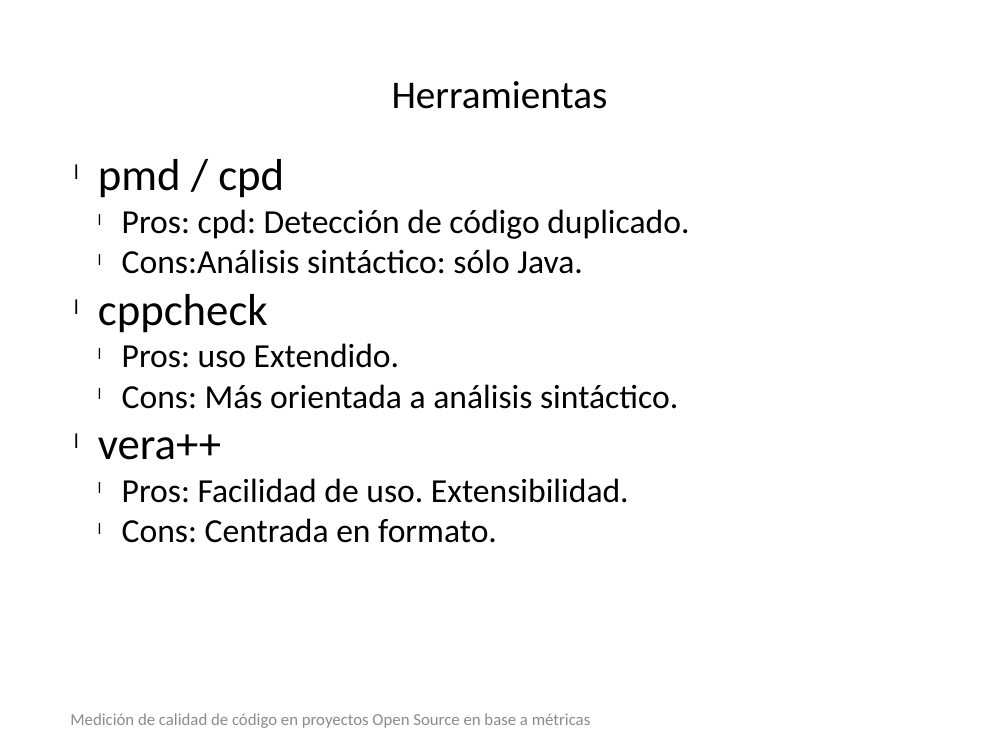
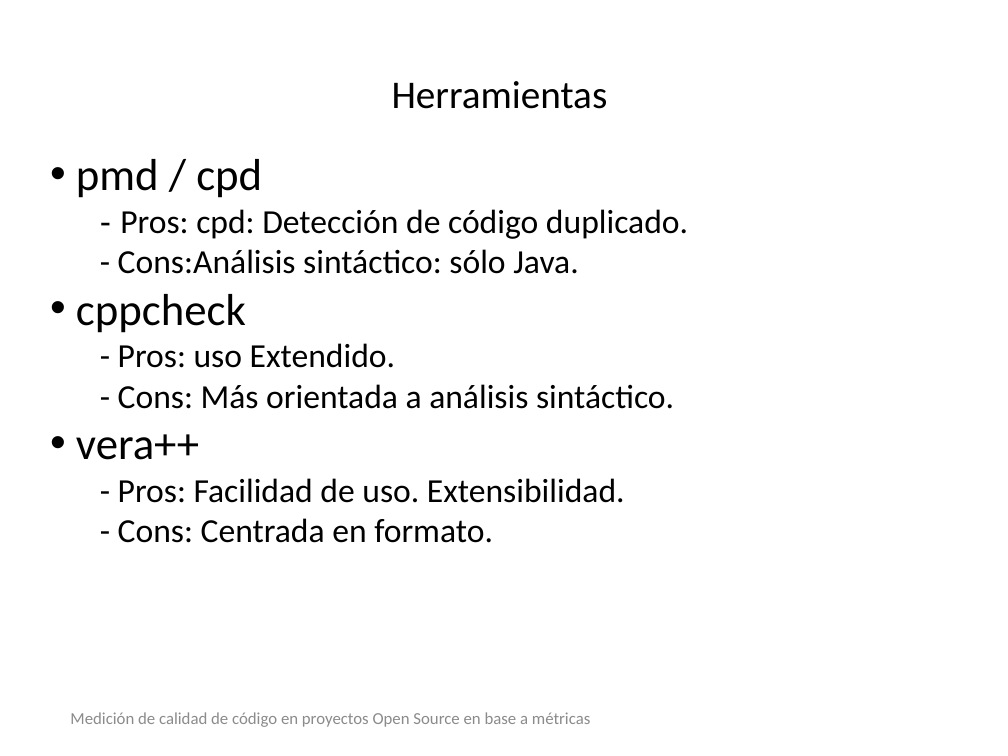
Before and after one commit to sarroutbi/TFE, a slide deck: slide 8 of final_project/presentation/presentation.pptx. Drawn at 1008x756 pixels with LibreOffice and Linux fonts; fonts in the diff are those of the drawing; background and template pictures are left out. Boxes give left, top, right and bottom in pixels: in the first picture for what was removed or moved away, otherwise in the second. Text is boxed around its words. In the diff, an @@ line names an element or a change of style, - is before the commit and + after.

```diff
--- a/final_project/presentation/presentation.pptx
+++ b/final_project/presentation/presentation.pptx
@@ text at [76, 159, 262, 460]: bullet l to • @@
@@ text at [118, 209, 688, 274]: text changed @@
-    l Pros: cpd: Detección de código duplicado.
-    l Cons:Análisis sintáctico: sólo Java.
+  - Pros: cpd: Detección de código duplicado.
+    - Cons:Análisis sintáctico: sólo Java.
@@ text at [118, 343, 674, 409]: text changed @@
-    l Pros: uso Extendido.
-    l Cons: Más orientada a análisis sintáctico.
+    - Pros: uso Extendido.
+    - Cons: Más orientada a análisis sintáctico.
@@ text at [118, 478, 625, 543]: text changed @@
-    l Pros: Facilidad de uso. Extensibilidad.
-    l Cons: Centrada en formato.
+    - Pros: Facilidad de uso. Extensibilidad.
+    - Cons: Centrada en formato.
```
Also in this commit, not shown: 10 other slides changed.
